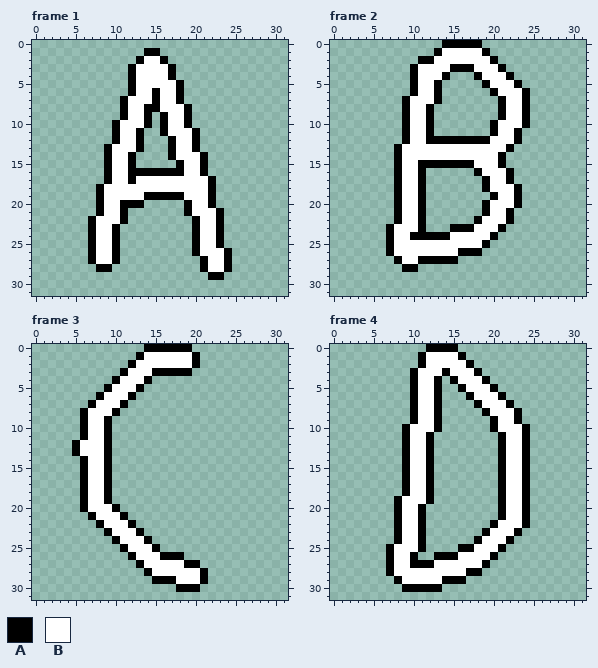
Edited in one commit: pixel-art file (ASSETS/graphics/gamefont.aseprite). That is the earlier state.
32x32 pixels, 113 frames. Pixels under 10% opacity are left out. Colours within 5 levels of each other are drawn and written as one. Shown: frame 1, frame 2, frame 3, frame 4. The commit also changed other frames, which this record leaves out.
Visible layers, top first: "cheating" opacity 0%, "boil2".
Palette (. is transparent): A #000000  B #ffffff
Pixels before, frame 1, first column x 7:
 1 .......AA.........
 2 ......ABBA........
 3 .....ABBBBA.......
 4 .....ABBBBA.......
 5 .....ABBBBBA......
 6 .....ABBABBA......
 7 ....ABBBABBA......
 8 ....ABBAABBBA.....
 9 ....ABBA.ABBA.....
10 ...ABBBA.ABBA.....
11 ...ABBA..ABBBA....
12 ...ABBA...ABBA....
13 ..ABBBA...ABBA....
14 ..ABBA....ABBBA...
15 ..ABBA.....ABBA...
16 ..ABBAAAAAAABBA...
17 ..ABBABBBBBBBBBA..
18 .ABBBBBBBBBBBBBA..
19 .ABBBBBAAAAABBBA..
20 .ABBAAA.....ABBA..
21 .ABBA.......ABBBA.
22 ABBBA........ABBA.
23 ABBA.........ABBA.
24 ABBA.........ABBA.
25 ABBA.........ABBA.
26 ABBA.........ABBBA
27 ABBA..........ABBA
28 .AA...........ABBA
29 ...............AA.
Pixels before, frame 2, first column x 7:
 0 .......AAAAA......
 1 ......ABBBBBA.....
 2 ....AABBBBBBBA....
 3 ...ABBBBAAABBBA...
 4 ...ABBBA...ABBBA..
 5 ...ABBA.....ABBBA.
 6 ...ABBA......ABBBA
 7 ..ABBBA.......ABBA
 8 ..ABBA........ABBA
 9 ..ABBA........ABBA
10 ..ABBA.......ABBBA
11 ..ABBA.......ABBA.
12 ..ABBAAAAAAAABBBA.
13 .ABBBBBBBBBBBBBA..
14 .ABBBBBBBBBBBBA...
15 .ABBAAAAAAABBBA...
16 .ABBA......ABBBA..
17 .ABBA.......ABBA..
18 .ABBA.......ABBBA.
19 .ABBA........ABBA.
20 .ABBA.......ABBBA.
21 .ABBA.......ABBA..
22 .ABBA......ABBBA..
23 ABBBA...AAABBBA...
24 ABBAAAAABBBBBA....
25 ABBBBBBBBBBBA.....
26 ABBBBBBBBAAA......
27 .ABBAAAAA.........
28 ..AA..............
Pixels before, frame 3, first column x 5:
 0 .........AAAAAA..
 1 ........ABBBBBBA.
 2 .......ABBBBBBBA.
 3 ......ABBBAAAAA..
 4 .....ABBBA.......
 5 ....ABBBA........
 6 ...ABBBA.........
 7 ..ABBBA..........
 8 .ABBBA...........
 9 .ABBA............
10 .ABBA............
11 .ABBA............
12 ABBBA............
13 ABBBA............
14 .ABBA............
15 .ABBA............
16 .ABBA............
17 .ABBA............
18 .ABBA............
19 .ABBA............
20 .ABBBA...........
21 ..ABBBA..........
22 ...ABBBA.........
23 ....ABBBA........
24 .....ABBBA.......
25 ......ABBBA......
26 .......ABBBAAA...
27 ........ABBBBBAA.
28 .........ABBBBBBA
29 ..........AAABBBA
30 .............AAA.
Pixels before, frame 4, first column x 7:
 0 .....AAAA.........
 1 ....ABBBBA........
 2 ....ABBBBBA.......
 3 ...ABBBABBBA......
 4 ...ABBA.ABBBA.....
 5 ...ABBA..ABBBA....
 6 ...ABBA...ABBBA...
 7 ...ABBA....ABBBA..
 8 ...ABBA.....ABBBA.
 9 ...ABBA......ABBA.
10 ..ABBBA......ABBBA
11 ..ABBA........ABBA
12 ..ABBA........ABBA
13 ..ABBA........ABBA
14 ..ABBA........ABBA
15 ..ABBA........ABBA
16 ..ABBA........ABBA
17 ..ABBA........ABBA
18 ..ABBA........ABBA
19 .ABBBA........ABBA
20 .ABBA.........ABBA
21 .ABBA.........ABBA
22 .ABBA........ABBBA
23 .ABBA.......ABBBA.
24 .ABBA......ABBBA..
25 ABBBA....AABBBA...
26 ABBA..AAABBBBA....
27 ABBAAABBBBBBA.....
28 ABBBBBBBBBAA......
29 .ABBBBBAAA........
30 ..AAAAA...........
After:
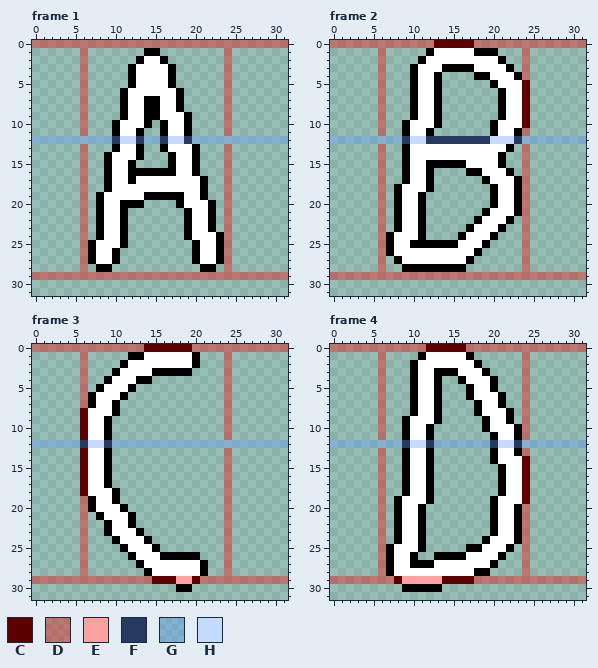
Colours new in this view: C #5f0000  D #ff00005f  E #ffa0a0  F #253a5f  G #639bff5f  H #c5daff
Difference:
layer "O" now shown
layer "boil2" now hidden
layer "guide" now shown
Changed rows in their new state; - is an unchanged pixel.
Frame 1:
first column x 0:
 0 DDDDDDDDDDDDDDDDDDDDDDDDDDDDDDDD
 1 ------D-----------------D-------
 2 ------D-----------------D-------
 3 ------D-----------------D-------
 4 ------D-----------------D-------
 5 ------D----------A.-----D-------
 6 ------D----AB--B--------D-------
 7 ------D-------A---------D-------
 8 ------D-----------A.----D-------
 9 ------D--------AB-------D-------
10 ------D-----------------D-------
11 ------D------------A.---D-------
12 GGGGGGGGGGFHHFGGFHHFGGGGGGGGGGGG
13 ------D--.A-----AB------D-------
14 ------D-----BA------A.--D-------
15 ------D----------AB-A.--D-------
16 ------D-----------B-A.--D-------
17 ------D--------------A.-D-------
18 ------D-.A-----------A.-D-------
19 ------D--------------A.-D-------
20 ------D-----------AB----D-------
21 ------D---------------A.D-------
22 ------D.A----------AB-A.D-------
23 ------D.A-BA-------AB-A.D-------
24 ------D.A-BA-------AB---D-------
25 ------D---BA------------D-------
26 ------D----------------AD-------
27 ------D-------------AB-AD-------
28 ------D---------------A.D-------
29 DDDDDDDDDDDDDDDDDDDDDDDDDDDDDDDD
Frame 2:
first column x 0:
 0 DDDDDDDDDDDDDCCCCCDDDDDDDDDDDDDD
 1 ------D-----AB----A-A---D-------
 2 ------D-----B-------BA--D-------
 3 ------D-------A------BA-D-------
 4 ------D------A.----A--BAD-------
 5 ------D------------.A--BC-------
 6 ------D-------------.A--C-------
 7 ------D--.A-------------C-------
 8 ------D--.A-BA----------C-------
 9 ------D--.A-BA----------C-------
10 ------D-----BA----------C-------
11 ------D-----------------D-------
12 GGGGGGGGGFHHFFFFFFFFHHHFGGGGGGGG
13 ------D-.A--------------D-------
14 ------D-.A--------------D-------
15 ------D-.A-B-----B------D-------
16 ------D-.A-BA----A------D-------
17 ------D-.A-BA---------BAD-------
18 ------D----BA------.A---D-------
19 ------D-----------------D-------
20 ------D------------.A---D-------
21 ------D---------------BAD-------
22 ------D-----------------D-------
23 ------D.A------..-------D-------
24 ------D---B-....A-------D-------
25 ------D---AAAAAA--------D-------
26 ------D---------BB------D-------
27 ------D----BBBBBBA------D-------
28 ------D----AAAAAA-------D-------
29 DDDDDDDDDDDDDDDDDDDDDDDDDDDDDDDD
Frame 3:
first column x 0:
 0 DDDDDDDDDDDDDDCCCCCCDDDDDDDDDDDD
 1 ------D-----A-----------D-------
 2 ------D----AB-----------D-------
 3 ------D---AB------------D-------
 4 ------D--AB--A----------D-------
 5 ------D-AB--A.----------D-------
 6 ------DAB--A.-----------D-------
 7 ------D---A.------------D-------
 8 ------C-----------------D-------
 9 ------C-----------------D-------
10 ------C-----------------D-------
11 ------C-----------------D-------
12 GGGGGGFHHFGGGGGGGGGGGGGGGGGGGGGG
13 -----.C-----------------D-------
14 ------C-----------------D-------
15 ------C-----------------D-------
16 ------C-----------------D-------
17 ------C-----------------D-------
18 ------C--BA-------------D-------
19 ------DA-BA-------------D-------
20 ------DA--BA------------D-------
21 ------D.A--BA-----------D-------
22 ------D-.A--------------D-------
23 ------D-----------------D-------
24 ------D-----------------D-------
25 ------D-----------------D-------
26 ------D------------AA---D-------
27 ------D------------BBA--D-------
28 ------D-----------------D-------
29 DDDDDDDDDDDDDDDCCCEECDDDDDDDDDDD
30 --------------------.-----------
Frame 4:
first column x 0:
 0 DDDDDDDDDDDDCCCCCDDDDDDDDDDDDDDD
 1 ------D---------BA------D-------
 2 ------D---AB-----BA-----D-------
 3 ------D------A-A--BA----D-------
 4 ------D--------.A--BA---D-------
 5 ------D---------.A------D-------
 6 ------D-----------------D-------
 7 ------D--------------A.-D-------
 8 ------D-----------AB--A.D-------
 9 ------D--AB--------AB-A.D-------
10 ------D-----A.-----AB--AD-------
11 ------D-------------AB-AD-------
12 GGGGGGGGGFHHFGGGGGGGFHHFGGGGGGGG
13 ------D-------------AB-AD-------
14 ------D-------------AB--C-------
15 ------D-----------------C-------
16 ------D-----------------C-------
17 ------D-----------------C-------
18 ------D-----------------C-------
19 ------D-------------AB--C-------
20 ------D-------------AB-AD-------
21 ------D-------------AB-AD-------
22 ------D----------------AD-------
23 ------D------------.A---D-------
24 ------D-----------.A--BAD-------
25 ------D---------.-A--BA-D-------
26 ------D---------A---BA--D-------
27 ------D------------BA---D-------
28 ------D----------B-A----D-------
29 DDDDDDDDCEEEEECCCCDDDDDDDDDDDDDD
Where, in picture pixels (left, top, right, bottom), the same in both pictures:
changed: (32, 40, 288, 280)
changed: (330, 40, 586, 280)
changed: (32, 344, 288, 592)
changed: (330, 344, 586, 584)
